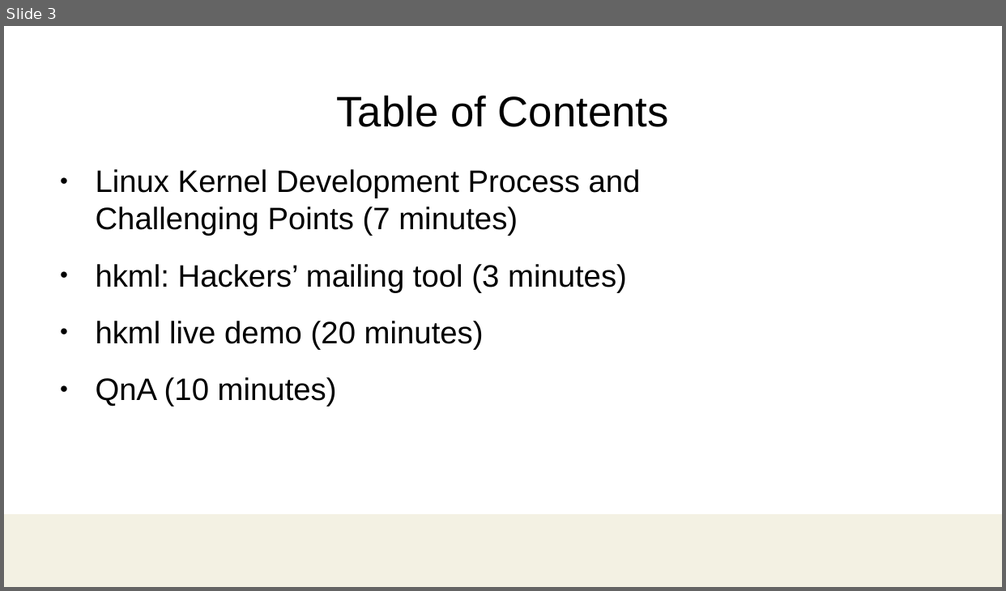
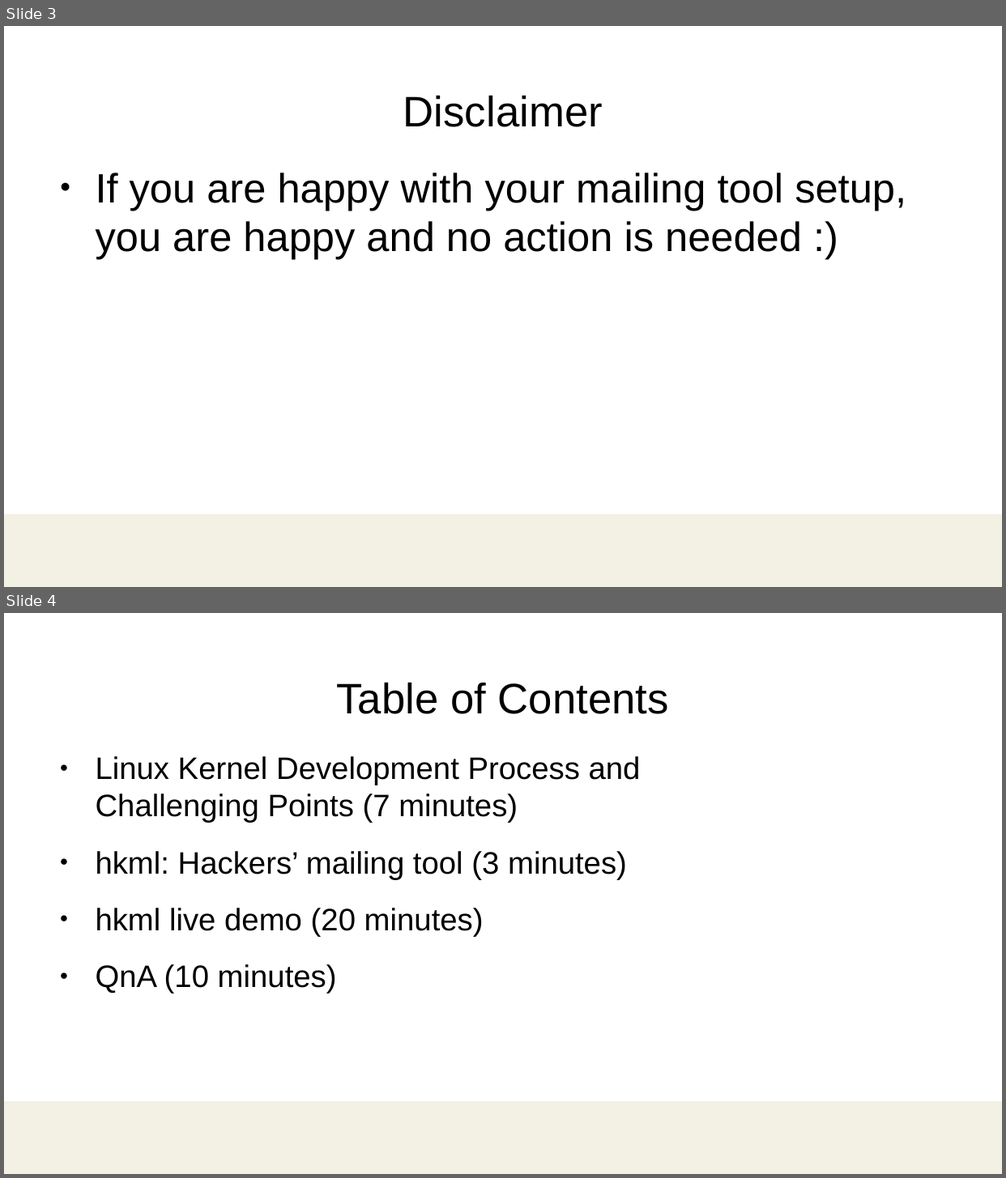
Before and after one commit to damonitor/talks, a slide deck: 2025/ossjp/hkml_ossjp25.odp. Shown one above the other, each under a label of ours: slide 3 before the commit, slides 3 and 4 after it. The pictures are 1006x591 and 1006x1178 pixels, drawn with LibreOffice and Linux fonts; fonts in the diff are those of the drawing; background and template pictures are left out. Boxes give left, top, right and bottom in pixels: in the first picture for what was removed or moved away, otherwise in the second. Text is boxed around its words. In the diff, an @@ line names an element or a change of style, - is before the commit and + after.

```diff
--- a/2025/ossjp/hkml_ossjp25.odp
+++ b/2025/ossjp/hkml_ossjp25.odp
@@ slide 3 added at <box>4,26,1002,587</box>, background #FFFFFF; not listed: 1 template element that a slide beside it also shows @@
@@ title added at <box>403,95,603,127</box>, 30.8 pt, text #000000 @@
+Disclaimer
@@ text added at <box>96,173,906,260</box>, 29.6 pt, text #000000 @@
+● If you are happy with your mailing tool setup, you are happy and no action is needed :)
@@ what was slide 3 is now slide 4 @@
```
Also in this commit, not shown: 2 slides changed, 1 other file.
